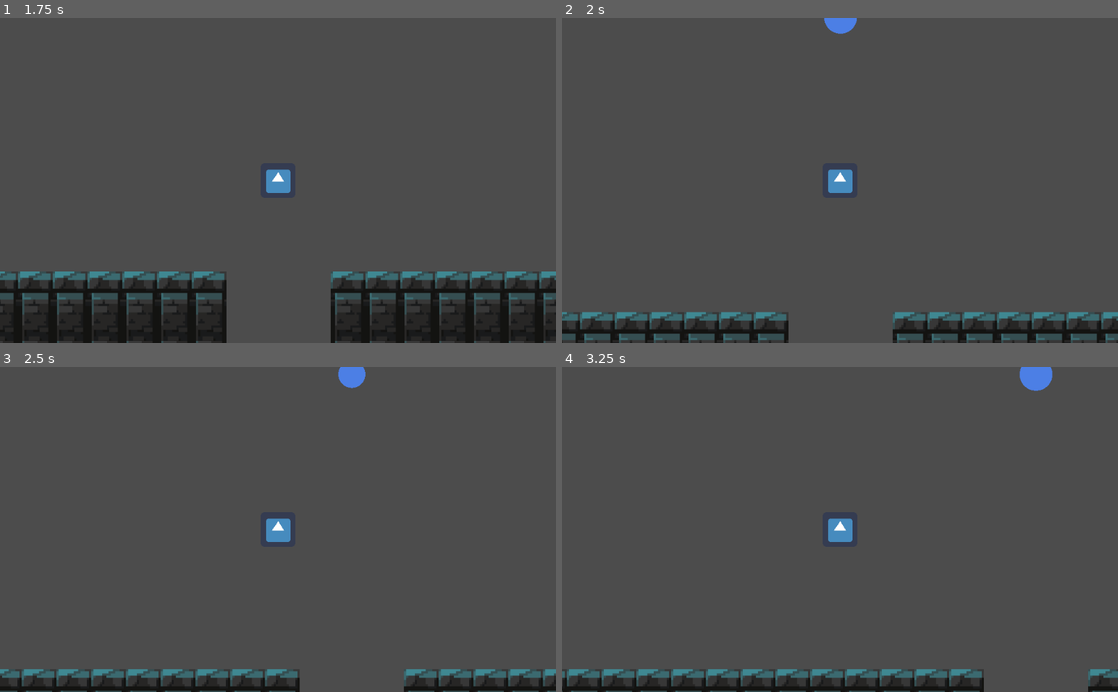
Above: before the commit, frames 1-4 (two rows, left to right).
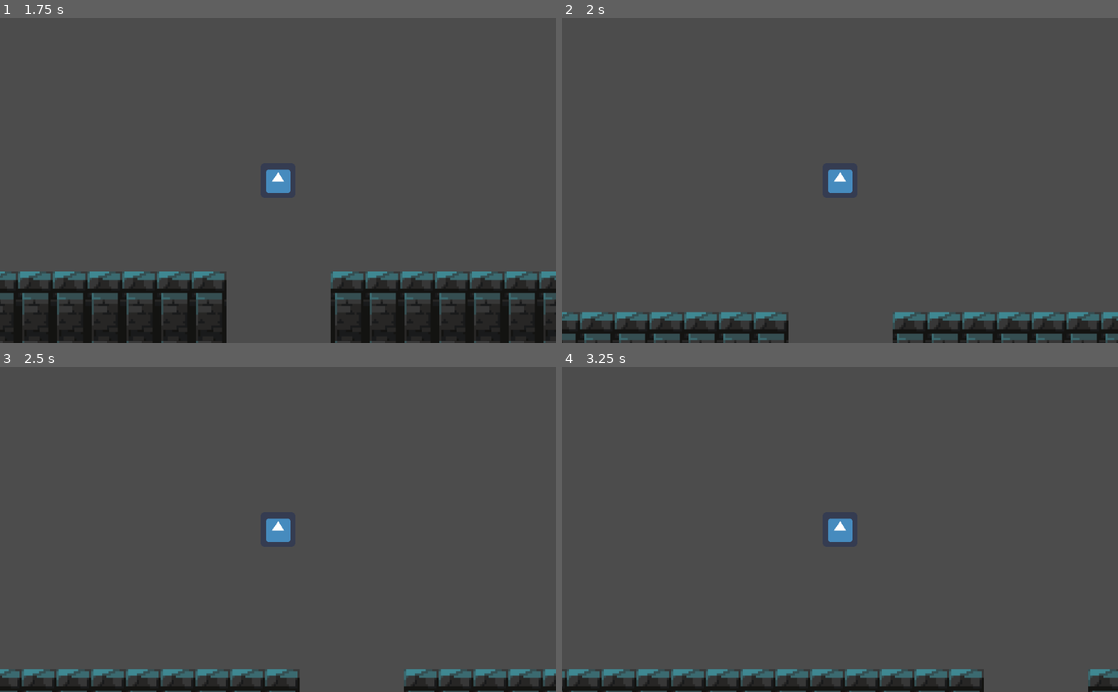
Above: after the commit, the same moments.

Repository: CatOnMars/UndeadCell
Game: Godot game, scene res://Main.tscn
Same seed, same stepped clock (60 frames per second), same inputs: the game is played once before the commit and once after it. The engine's default icon, where the game draws it, is replaced by a stand-in: a white triangle on a blue panel in a dark square.
Inputs:
- Up to frame 1 (1.75 s): tap Space (shoot) at 0.5, 1.25, 1.35 s; hold Up (move_up) from 0.53 s (still down); tap Shift (swap) at 0.6, 1.55 s
- Up to frame 2 (2 s): keep holding Up (move_up)
- Up to frame 3 (2.5 s): tap Space (shoot) at 2 s; release Up (move_up) at 2.03 s; hold Left (move_left) from 2.03 s (still down); tap Shift (swap) at 2.1 s
- Up to frame 4 (3.25 s): keep holding Left (move_left); tap Space (shoot) at 2.75 s; tap Shift (swap) at 2.85 s

Frame 1 is identical in both runs. In frame 2, 0.2% of the frame differs, in the area x 47-53%, y 0-5%; in frame 3, 0.3%; in frame 4, 0.4%, in the area x 82-89%, y 0-8%.

Commit message:
changed a bit initial stage design

Diff:
--- a/Level1.gd
+++ b/Level1.gd
@@ -12,10 +12,12 @@
 
 func test(position):
 	print(world_to_map(position))
+
 func add_new_cell(position, type):
 	var cellCoord = world_to_map(to_local(position))
 	print(cellCoord)
 	set_cellv(cellCoord, type)
+
 func eliminate():
 	# DFS all activated cells
 	var cell_coords = get_used_cells()
--- a/Main.tscn
+++ b/Main.tscn
@@ -30,7 +30,7 @@
 
 [node name="Cells" parent="." instance=ExtResource( 2 )]
 centered_textures = true
-tile_data = PoolIntArray( 2, 3, 0, 5, 3, 0, 65536, 2, 0, 655 …(172 unchanged characters)… 78, 3, 0, 1310680, 3, 0, 1310681, 3, 0, 1966039, 1, 0, 2031575, 1, 0, 2097110, 1, 0, 2097112, 1, 0, 2555859, 1, 0, 2555860, 1, 0, 2555862, 1, 0 )
+tile_data = PoolIntArray( 2, 3, 0, 5, 3, 0, 65536, 2, 0, 655 …(172 unchanged characters)… 78, 3, 0, 1310680, 3, 0, 1310681, 3, 0, 2031575, 1, 0, 2097110, 1, 0, 2097112, 1, 0, 2555859, 1, 0, 2555860, 1, 0, 2555862, 1, 0 )
 
 [node name="Level" parent="." instance=ExtResource( 2 )]
 centered_textures = true
--- a/cellBlue.tscn
+++ b/cellBlue.tscn
@@ -8,8 +8,8 @@
 shader = ExtResource( 2 )
 shader_param/color = Plane( 0.3, 0.5, 0.9, 1 )
 
-[sub_resource type="RectangleShape2D" id=2]
-extents = Vector2( 27, 26.7403 )
+[sub_resource type="CircleShape2D" id=2]
+radius = 17.4667
 
 [node name="KinematicBody2D" type="KinematicBody2D"]
 script = ExtResource( 3 )
--- a/cellGreen.tscn
+++ b/cellGreen.tscn
@@ -8,8 +8,8 @@
 shader = ExtResource( 2 )
 shader_param/color = Plane( 0.6, 0.9, 0.6, 1 )
 
-[sub_resource type="RectangleShape2D" id=2]
-extents = Vector2( 29, 28.2403 )
+[sub_resource type="CircleShape2D" id=2]
+radius = 18.3677
 
 [node name="KinematicBody2D" type="KinematicBody2D"]
 script = ExtResource( 3 )
--- a/cellRed.tscn
+++ b/cellRed.tscn
@@ -8,8 +8,8 @@
 shader = ExtResource( 2 )
 shader_param/color = Plane( 0.8, 0.5, 0.5, 1 )
 
-[sub_resource type="RectangleShape2D" id=2]
-extents = Vector2( 34.5, 31.2403 )
+[sub_resource type="CircleShape2D" id=2]
+radius = 17.2978
 
 [node name="KinematicBody2D" type="KinematicBody2D"]
 script = ExtResource( 3 )
--- a/cellTiles.tres
+++ b/cellTiles.tres
@@ -16,8 +16,8 @@
 shader = ExtResource( 5 )
 shader_param/color = Plane( 0.8, 0.5, 0.5, 1 )
 
-[sub_resource type="ConvexPolygonShape2D" id=3]
-points = PoolVector2Array( 0, 0, 64, 0, 64, 64, 0, 64 )
+[sub_resource type="ConvexPolygonShape2D" id=28]
+points = PoolVector2Array( 15.92, 15.92, 48.752, 15.92, 48.752, 47.024, 14.192, 47.024 )
 
 [sub_resource type="ConvexPolygonShape2D" id=9]
 points = PoolVector2Array( 0, 0, 64, 0, 64, 64, 0, 64 )
@@ -125,14 +125,14 @@
 1/navigation_offset = Vector2( 0, 0 )
 1/shape_offset = Vector2( 0, 0 )
 1/shape_transform = Transform2D( 1, 0, 0, 1, 0, 0 )
-1/shape = SubResource( 3 )
+1/shape = SubResource( 28 )
 1/shape_one_way = false
 1/shape_one_way_margin = 1.0
 1/shapes = [ {
 "autotile_coord": Vector2( 0, 0 ),
 "one_way": false,
 "one_way_margin": 1.0,
-"shape": SubResource( 3 ),
+"shape": SubResource( 28 ),
 "shape_transform": Transform2D( 1, 0, 0, 1, 0, 0 )
 } ]
 1/z_index = 0
--- a/player.gd
+++ b/player.gd
@@ -151,5 +151,8 @@
 		head%=cellNodes.size()
 		if head == 0:
 			head = 1
+		var level:TileMap = get_node("../Level")
+		print(level.world_to_map(Vector2(0,-1)))
+		print(level.world_to_map(Vector2(0,128)))
 	headPosition = cellNodes[0].global_position
 	pass
